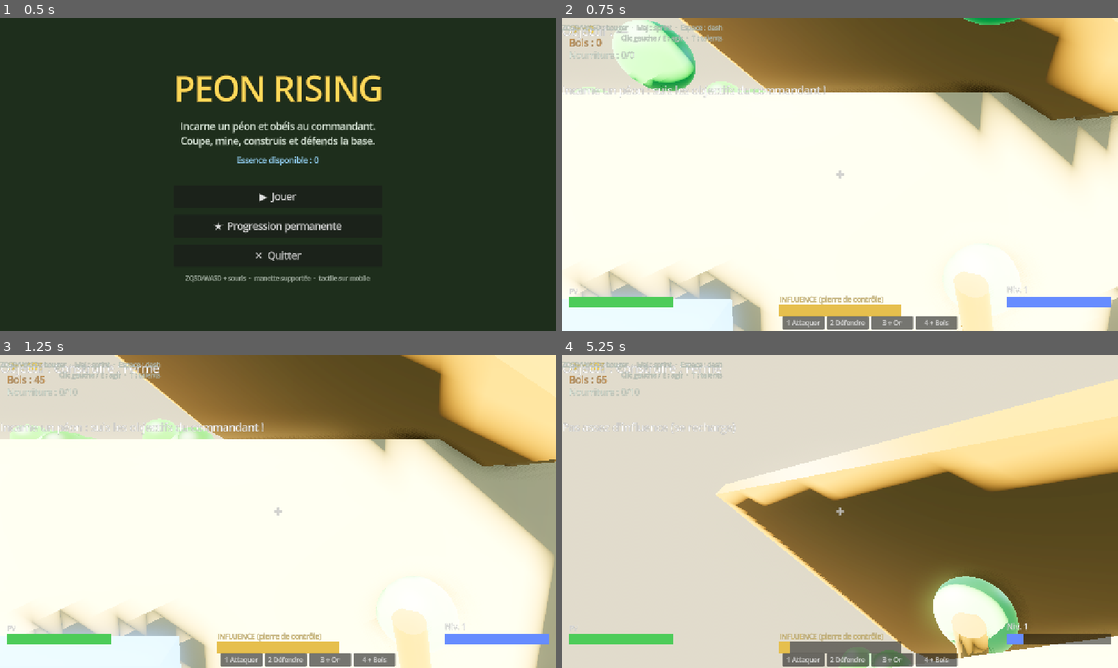
Above: before the commit, frames 1-4 (two rows, left to right).
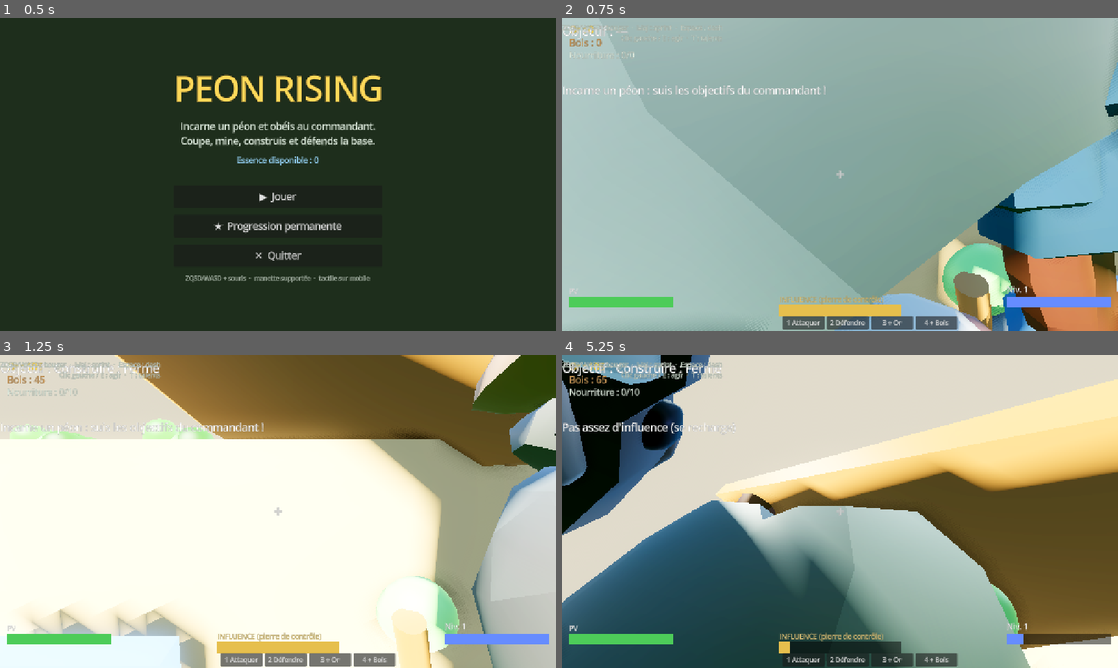
Above: after the commit, the same moments.

Repository: DisColow/peon-rising
Game: Godot game, scene res://scenes/menu/menu.tscn
Two runs of this game, one before a commit and one after it. Both use one fixed random seed, a clock stepped at 60 frames per second and the inputs below.
Inputs (mouse positions are in pixels of both pictures, inside the frame that each line leads up to):
- Up to frame 1 (0.5 s): no input
- Up to frame 2 (0.75 s): click "▶ Jouer" at 0.5 s
- Up to frame 3 (1.25 s): no input
- Up to frame 4 (5.25 s): move the mouse to (867, 511) at 1.27 s; hold W (move_forward) 1.28-2 s; tap Space (dash) at 1.35 s; click (867, 511) at 1.42 s; click "1 Attaquer" at 2 s; click "2 Défendre" at 2.75 s; click "3 + Or" at 3.5 s; click "4 + Bois" at 4.25 s; tap Enter at 5 s; move the mouse to (812, 511) at 5.02 s; hold W (move_forward) from 5.03 s (still down); click (812, 511) at 5.1 s

Frame 1 is identical in both runs. In frame 2, 96% of the frame differs, in the area x 0-100%, y 0-100%; in frame 3, 20%; in frame 4, 44%.

Commit message:
Intègre les vrais modèles KayKit (riggés + texturés + animés) au gameplay
Remplace les primitives procédurales des unités par des personnages artistes
CC0 de KayKit, chargés et animés via le nouveau rig `kaykit_rig.gd` :
- péon/ouvrier = Barbarian.glb, grunt allié = Knight.glb, grunt ennemi = Skeleton_Warrior.glb
- bibliothèque d'animations embarquée (Idle, Walking, 1H_Melee_Attack_*, Death_A…)
  pilotée par la machine à états des unités (idle/walk/attaque/mort)
- BoneAttachment3D sur head / handslot.r pour les armes et marqueurs d'équipe
- fallback UnitRig si le GLB est introuvable

Ajoute aussi le pipeline de captures hors-écran (capture_showcase.gd + hook
PEON_SHOT) et des captures de preuve dans docs/screenshots/.

Co-authored-by: openhands <openhands@all-hands.dev>

Diff:
--- a/scenes/main/main.gd
+++ b/scenes/main/main.gd
@@ -37,6 +37,7 @@
 var _objective_beacon: Node3D = null
 var _debug_timer: float = 1.0
 var _game_time: float = 0.0
+var _shot_frames: int = 0
 
 const MAP_HALF := 60.0
 
@@ -57,6 +58,11 @@
 	if not GameState.match_running:
 		return
 	_game_time += delta
+	# Debug screenshot capture (off-screen CI validation via PEON_SHOT path).
+	if OS.has_environment("PEON_SHOT"):
+		_shot_frames += 1
+		if _shot_frames == 45:
+			_capture_shot()
 	if OS.has_environment("PEON_DEBUG"):
 		_debug_timer -= delta
 		if _debug_timer <= 0.0:
@@ -81,6 +87,19 @@
 			_ally_spawn_timer = 6.0
 			_spawn_ally_grunt()
 	_update_objective_beacon(delta)
+
+func _capture_shot() -> void:
+	var out := OS.get_environment("PEON_SHOT")
+	if camera != null and player_townhall != null and is_instance_valid(player_townhall):
+		var center := (player_townhall as Node3D).global_position
+		camera.global_position = center + Vector3(14.0, 11.0, 16.0)
+		var t := camera.global_transform
+		camera.global_transform = t.looking_at(center + Vector3(0, 2, 0), Vector3.UP)
+	await get_tree().process_frame
+	var img := get_viewport().get_texture().get_image()
+	var err := img.save_png(out)
+	print("SHOT ", out, " err=", err)
+	get_tree().quit()
 
 func _update_objective_beacon(delta: float) -> void:
 	if _objective_beacon == null:
--- a/scenes/units/grunt.gd
+++ b/scenes/units/grunt.gd
@@ -7,7 +7,7 @@
 var attack_mode: String = "seek_base"
 var aggro_range: float = 6.5
 
-var _rig: UnitRig
+var _rig: Node3D
 
 func _after_ready() -> void:
 	if team == GameData.TEAM_ENEMY:
@@ -24,7 +24,13 @@
 	var skin_color := GameData.COLOR_ENEMY_SKIN if team == GameData.TEAM_ENEMY else GameData.COLOR_PLAYER_SKIN
 	var armor_color := GameData.COLOR_ENEMY_ARMOR if team == GameData.TEAM_ENEMY else GameData.COLOR_PLAYER_ARMOR
 
-	_rig = UnitRig.create(_visual, body_color, skin_color, armor_color)
+	var model := "res://assets/models/kaykit/Skeleton_Warrior.glb" if team == GameData.TEAM_ENEMY else "res://assets/models/kaykit/Knight.glb"
+	var kr := KayKitRig.create(_visual, model, 1.2)
+	if kr.anim != null:
+		_rig = kr
+	else:
+		kr.queue_free()
+		_rig = UnitRig.create(_visual, body_color, skin_color, armor_color)
 
 	if team == GameData.TEAM_ENEMY:
 		# Horns for the bad guys.
@@ -39,7 +45,7 @@
 		_rig.head.add_child(plume)
 
 	# Weapon (club for enemy, sword for ally) in the right hand.
-	var weapon := _rig.tool_r
+	var weapon: Node3D = _rig.tool_r
 	var handle := Builder.cylinder(0.05, 0.8, GameData.COLOR_WOOD_STACK)
 	handle.rotation_degrees = Vector3(90, 0, 0)
 	handle.position = Vector3(0, 0.1, 0.3)
--- a/scenes/units/worker.gd
+++ b/scenes/units/worker.gd
@@ -30,7 +30,7 @@
 var _swing_time: float = 0.0
 
 var _arm: Node3D
-var _rig: UnitRig
+var _rig: Node3D
 var _carry_visual: Node3D
 var _carry_gold_mesh: MeshInstance3D
 var _carry_wood_mesh: MeshInstance3D
@@ -45,7 +45,12 @@
 	_visual.name = "Body"
 	add_child(_visual)
 
-	_rig = UnitRig.create(_visual, GameData.COLOR_PLAYER, GameData.COLOR_PLAYER_SKIN, GameData.COLOR_PLAYER_ARMOR)
+	var kr := KayKitRig.create(_visual, "res://assets/models/kaykit/Barbarian.glb", 1.2)
+	if kr.anim != null:
+		_rig = kr
+	else:
+		kr.queue_free()
+		_rig = UnitRig.create(_visual, GameData.COLOR_PLAYER, GameData.COLOR_PLAYER_SKIN, GameData.COLOR_PLAYER_ARMOR)
 
 	# Right-hand tool: a pickaxe / axe (swings on gather/build).
 	_arm = _rig.tool_r
--- /dev/null
+++ b/scripts/kaykit_rig.gd
@@ -0,0 +1,96 @@
+class_name KayKitRig
+extends Node3D
+
+# Real, artist-made rigged+textured character (KayKit, CC0) with its embedded
+# animation library. Exposes the same interface as UnitRig so units can swap
+# procedural primitives for real models transparently.
+
+var anim: AnimationPlayer = null
+var skeleton: Skeleton3D = null
+var head: Node3D = null      # BoneAttachment3D on the head bone
+var tool_r: Node3D = null    # BoneAttachment3D on the right hand (weapon grip)
+var carry_slot: Node3D = null
+
+var idle_anim := "Idle"
+var walk_anim := "Walking_A"
+var attack_anim := "1H_Melee_Attack_Chop"
+var death_anim := "Death_A"
+
+var _yaw_offset := 0.0
+
+static func create(parent: Node, model_path: String, scale := 1.0, yaw_offset := 0.0) -> KayKitRig:
+	var rig := KayKitRig.new()
+	parent.add_child(rig)
+	rig._load(model_path, scale, yaw_offset)
+	return rig
+
+func _load(model_path: String, scale: float, yaw_offset: float) -> void:
+	_yaw_offset = yaw_offset
+	var scene: PackedScene = load(model_path)
+	if scene == null:
+		push_warning("KayKitRig: cannot load %s" % model_path)
+		return
+	var inst: Node3D = scene.instantiate()
+	add_child(inst)
+	inst.scale = Vector3.ONE * scale
+	inst.rotation.y = yaw_offset
+	anim = _find(inst, "AnimationPlayer")
+	skeleton = _find(inst, "Skeleton3D")
+	if skeleton != null:
+		head = _bone_attach(skeleton, "head")
+		tool_r = _bone_attach(skeleton, "handslot.r")
+		if tool_r == null:
+			tool_r = _bone_attach(skeleton, "hand.r")
+	carry_slot = Node3D.new()
+	carry_slot.position = Vector3(0, 2.1, 0)
+	add_child(carry_slot)
+	# Ensure attack/death clips are one-shot so update_animation resumes idle/walk.
+	if anim != null:
+		for one_shot in [attack_anim, death_anim]:
+			var a := anim.get_animation(one_shot)
+			if a != null:
+				a.loop_mode = Animation.LOOP_NONE
+
+func _find(n: Node, cls: String) -> Node:
+	if cls == "AnimationPlayer" and n is AnimationPlayer:
+		return n
+	if cls == "Skeleton3D" and n is Skeleton3D:
+		return n
+	for c in n.get_children():
+		var r := _find(c, cls)
+		if r != null:
+			return r
+	return null
+
+func _bone_attach(sk: Skeleton3D, bone_name: String) -> Node3D:
+	if sk.find_bone(bone_name) < 0:
+		return null
+	var ba := BoneAttachment3D.new()
+	ba.name = bone_name
+	ba.bone_name = bone_name
+	sk.add_child(ba)
+	return ba
+
+func update_animation(_delta: float, speed: float, moving: bool) -> void:
+	if anim == null:
+		return
+	var cur := anim.current_animation
+	if (cur == attack_anim or cur == death_anim) and anim.is_playing():
+		return
+	var target := walk_anim if moving else idle_anim
+	if target == "":
+		return
+	if cur != target:
+		anim.play(target)
+	anim.speed_scale = clampf(speed / 4.0, 0.8, 1.8)
+
+func swing_tool(_owner: Node, _time := 0.5) -> void:
+	if anim == null or attack_anim == "":
+		return
+	anim.play(attack_anim)
+	anim.seek(0.0, true)
+
+func play_death() -> void:
+	if anim == null or death_anim == "":
+		return
+	anim.play(death_anim)
--- /dev/null
+++ b/tests/capture_showcase.gd
@@ -0,0 +1,88 @@
+extends SceneTree
+
+# Off-screen screenshot capture of a real KayKit character (software GL under Xvfb).
+# Env: SHOT_OUT (path), MODEL (glb), ANIM (animation name), FRAME (frames before shot).
+
+var frames := 0
+var settle := 30
+
+func _initialize() -> void:
+	var out := OS.get_environment("SHOT_OUT")
+	if out == "":
+		out = "/tmp/peon_shot.png"
+	var model := OS.get_environment("MODEL")
+	if model == "":
+		model = "res://assets/models/kaykit/Knight.glb"
+	var anim_name := OS.get_environment("ANIM")
+	if OS.get_environment("FRAME") != "":
+		settle = int(OS.get_environment("FRAME"))
+
+	var world := Node3D.new()
+	root.add_child(world)
+
+	var ground := MeshInstance3D.new()
+	ground.mesh = PlaneMesh.new()
+	ground.mesh.size = Vector2(40, 40)
+	var gmat := StandardMaterial3D.new()
+	gmat.albedo_color = Color(0.33, 0.43, 0.27)
+	ground.material_override = gmat
+	world.add_child(ground)
+
+	var sun := DirectionalLight3D.new()
+	sun.rotation_degrees = Vector3(-50, -35, 0)
+	sun.light_energy = 1.5
+	sun.shadow_enabled = true
+	world.add_child(sun)
+	var fill := DirectionalLight3D.new()
+	fill.rotation_degrees = Vector3(-20, 140, 0)
+	fill.light_energy = 0.5
+	fill.light_color = Color(0.7, 0.8, 1.0)
+	world.add_child(fill)
+
+	var env := WorldEnvironment.new()
+	var e := Environment.new()
+	e.background_mode = Environment.BG_COLOR
+	e.background_color = Color(0.55, 0.7, 0.85)
+	e.tonemap_mode = Environment.TONE_MAPPER_FILMIC
+	env.environment = e
+	world.add_child(env)
+
+	var scene: PackedScene = load(model)
+	if scene == null:
+		printerr("cannot load model ", model)
+		quit(1)
+		return
+	var inst: Node3D = scene.instantiate()
+	inst.scale = Vector3.ONE * 1.4
+	inst.position = Vector3(0, 0, 0)
+	world.add_child(inst)
+	var ap: AnimationPlayer = _find(inst, "AnimationPlayer")
+	if ap != null and anim_name != "":
+		if ap.has_animation(anim_name):
+			ap.play(anim_name)
+		else:
+			print("no anim '", anim_name, "'; have ", ap.get_animation_list().size())
+
+	var cam := Camera3D.new()
+	cam.position = Vector3(2.4, 1.6, 3.4)
+	cam.transform = cam.transform.looking_at(Vector3(0, 0.9, 0), Vector3.UP)
+	world.add_child(cam)
+	cam.current = true
+
+func _process(_delta: float) -> bool:
+	frames += 1
+	if frames == settle:
+		var img: Image = root.get_texture().get_image()
+		var err := img.save_png(OS.get_environment("SHOT_OUT"))
+		print("CAPTURE ", OS.get_environment("SHOT_OUT"), " err=", err)
+		quit(0 if err == OK else 1)
+	return false
+
+func _find(n: Node, cls: String) -> Node:
+	if cls == "AnimationPlayer" and n is AnimationPlayer:
+		return n
+	for c in n.get_children():
+		var r := _find(c, cls)
+		if r != null:
+			return r
+	return null
Binary file added: assets/models/kaykit/Barbarian.glb
Not shown, added: assets/models/kaykit/Barbarian.glb.import
Binary file added: assets/models/kaykit/Barbarian_barbarian_texture.png
Not shown, added: assets/models/kaykit/Barbarian_barbarian_texture.png.import
Binary file added: assets/models/kaykit/Knight.glb
Not shown, added: assets/models/kaykit/Knight.glb.import
Binary file added: assets/models/kaykit/Knight_knight_texture.png
Not shown, added: assets/models/kaykit/Knight_knight_texture.png.import
Binary file added: assets/models/kaykit/Mage.glb
Not shown, added: assets/models/kaykit/Mage.glb.import
Binary file added: assets/models/kaykit/Mage_mage_texture.png
Not shown, added: assets/models/kaykit/Mage_mage_texture.png.import
(and 30 more such lines)
